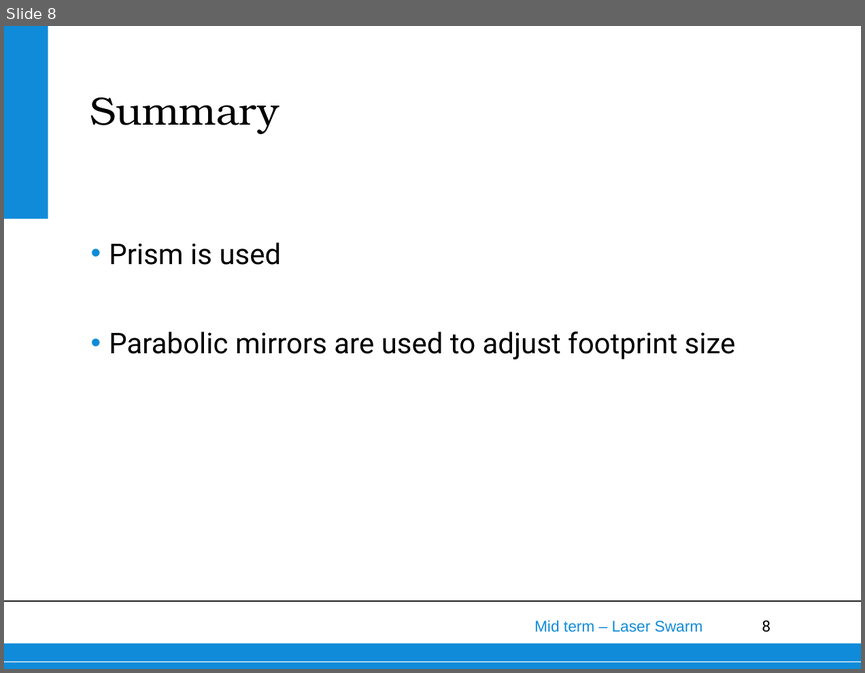
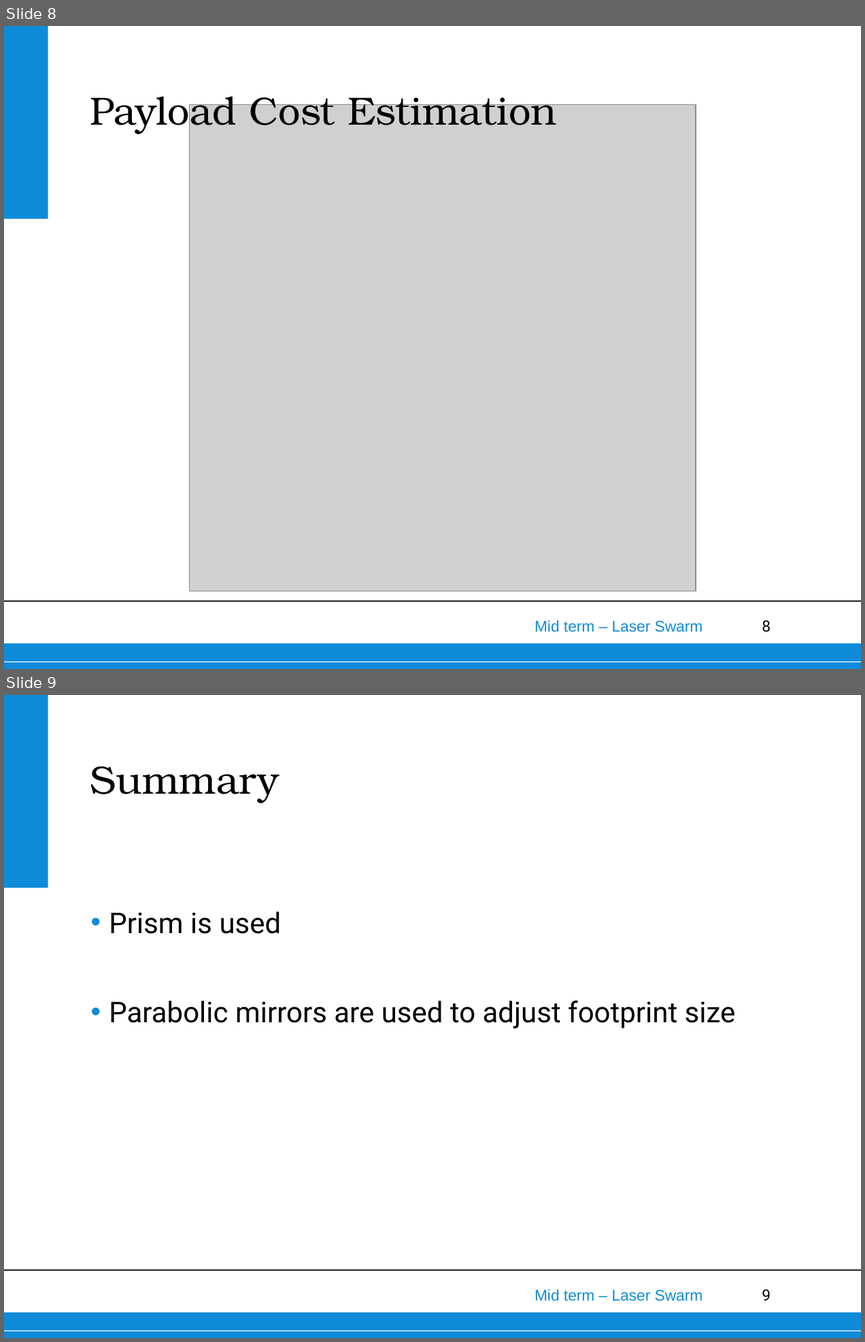
Before and after one commit to thewisenerd/laser-swarm, a slide deck: finalPresentation/subsections/FR_Zhuan.ppt. Shown one above the other, each under a label of ours: slide 8 before the commit, slides 8 and 9 after it. The pictures are 865x673 and 865x1342 pixels, drawn with LibreOffice and Linux fonts; fonts in the diff are those of the drawing; grey boxes stand for pictures; background and template pictures are left out. Boxes give left, top, right and bottom in pixels: in the first picture for what was removed or moved away, otherwise in the second. Text is boxed around its words. In the diff, an @@ line names an element or a change of style, - is before the commit and + after.

```diff
--- a/finalPresentation/subsections/FR_Zhuan.ppt
+++ b/finalPresentation/subsections/FR_Zhuan.ppt
@@ slide 8 added at [4, 26, 861, 669], background #FFFFFF; not listed: 6 template elements that a slide beside it also shows @@
@@ title added at [90, 88, 556, 134], 33 pt, text #000000 @@
+Payload Cost Estimation
@@ picture added at [189, 104, 696, 590] @@
@@ what was slide 8 is now slide 9 @@
@@ page number at [762, 1289, 770, 1300]: text changed @@
-8
+9
```
